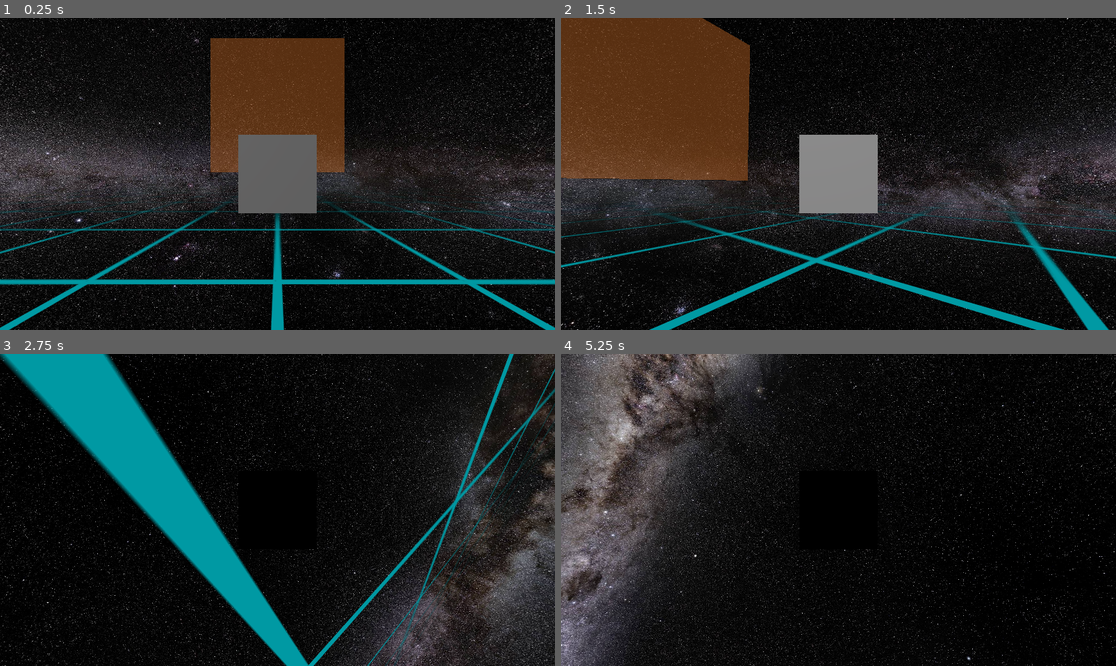
Above: before the commit, frames 1-4 (two rows, left to right).
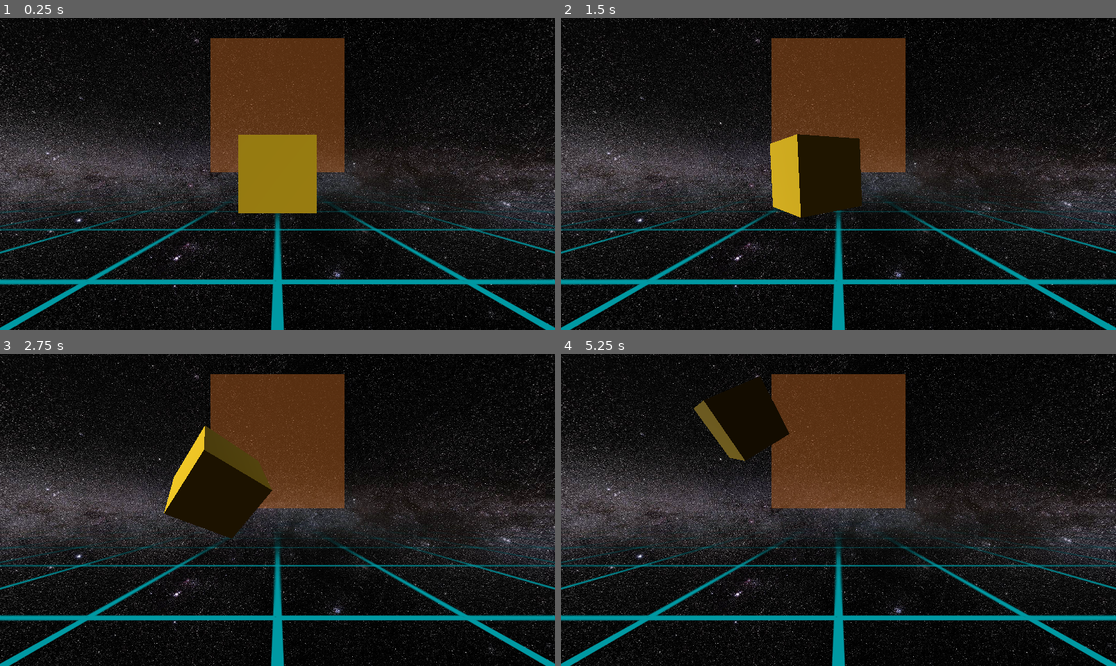
Above: after the commit, the same moments.

Repository: david-andrew/Aberration
Game: Godot game, scene res://world.tscn
The game is run twice, just before and just after one commit, with the same random seed, the same clock (stepped at 60 frames per second) and the same inputs.
Inputs:
- Up to frame 1 (0.25 s): no input
- Up to frame 2 (1.5 s): tap Enter at 0.5 s; hold Right (right) 0.53-1.28 s; hold A (a) 0.53-1.28 s; tap D (d) at 0.8, 1.35 s; hold Down (down) from 1.28 s (still down)
- Up to frame 3 (2.75 s): tap E (e) at 1.55 s; release Down (down) at 2.03 s; hold Right (right) from 2.03 s (still down); hold E (e) from 2.03 s (still down); tap Q (q) at 2.3 s
- Up to frame 4 (5.25 s): release Right (right) at 2.78 s; release E (e) at 2.78 s; hold Up (up) 2.78-3.53 s; tap Q (q) at 2.85 s; tap S (s) at 3.05 s; hold S (s) 3.53-4.28 s; hold Left (left) 3.53-5.03 s; tap Space (space) at 3.8, 4.35 s; tap W (w) at 4.55 s; hold Down (down) from 5.03 s (still down); hold W (w) from 5.03 s (still down)

The runs differ from the first frame. In frame 1, 3.6% of the frame differs, in the area x 42-58%, y 37-63%; in frame 2, 54%; in frame 3, 57%, in the area x 0-100%, y 0-100%; in frame 4, 52%.

Commit message:
working on adding hitboxes with damage + color indicating level of damage

Diff:
--- /dev/null
+++ b/Attack.gd
@@ -0,0 +1,3 @@
+class_name Attack
+
+var damage: int
--- /dev/null
+++ b/Health.gd
@@ -0,0 +1,30 @@
+extends Node
+class_name Health
+
+@export var MAX_HEALTH: int = 10
+@export var MESH: MeshInstance3D
+
+var MATERIAL: StandardMaterial3D
+var health: int
+var initial_color: Color
+
+# Called when the node enters the scene tree for the first time.
+func _ready():
+	health = MAX_HEALTH
+	if MESH:
+		MATERIAL = MESH.get_active_material(0)
+
+	if MATERIAL:
+		initial_color = MATERIAL.albedo_color
+
+func damage(pts: int):
+	health -= pts
+	print('health is: ', health)
+
+	# interpolate the color based on the health
+	if MATERIAL:
+		MATERIAL.albedo_color = initial_color.lerp(Color(0, 0, 0), 1.0 - (float(health-1)/(MAX_HEALTH-1)))
+		print('color is: ', MATERIAL.albedo_color)
+
+	if health <= 0:
+		get_parent().queue_free()
--- /dev/null
+++ b/Hitbox.gd
@@ -0,0 +1,13 @@
+extends Area3D
+
+@export var health_component: Health
+
+
+# Called when the node enters the scene tree for the first time.
+func _ready():
+	pass # Replace with function body.
+
+
+# Called every frame. 'delta' is the elapsed time since the previous frame.
+func _process(delta):
+	pass
--- a/Ship.gd
+++ b/Ship.gd
@@ -1,4 +1,8 @@
 extends RigidBody3D
+
+
+# DEBUG
+@export var health: Health
 
 # throttle
 #var throttle = 0
@@ -21,6 +25,10 @@
 
 
 func _physics_process(delta):
+
+	if Input.is_action_just_pressed('space'):
+
+		health.damage(1)
 	# debug display throttle and x,y,z velocity (relative to self)
 	#print("throttle: ", throttle, ", velocity: ", linear_velocity)
 
--- a/world.tscn
+++ b/world.tscn
@@ -1,12 +1,18 @@
-[gd_scene load_steps=15 format=3 uid="uid://dwyh17swso2yf"]
+[gd_scene load_steps=18 format=3 uid="uid://dwyh17swso2yf"]
 
 [ext_resource type="Script" path="res://Ship.gd" id="1_dojcp"]
+[ext_resource type="Script" path="res://Health.gd" id="2_hybe2"]
 [ext_resource type="Texture2D" uid="uid://b1tg053uv0ffy" path="res://assets/textures/MilkeyWay.jpg" id="2_jrtur"]
+[ext_resource type="Script" path="res://Hitbox.gd" id="3_skumh"]
 [ext_resource type="Texture2D" uid="uid://dofvgqmmehps4" path="res://assets/textures/white outline grid thick.png" id="3_ytujd"]
 
 [sub_resource type="BoxShape3D" id="BoxShape3D_278ud"]
 
+[sub_resource type="StandardMaterial3D" id="StandardMaterial3D_t4b5v"]
+albedo_color = Color(0.858824, 0.705882, 0, 1)
+
 [sub_resource type="BoxMesh" id="BoxMesh_l6wpm"]
+material = SubResource("StandardMaterial3D_t4b5v")
 
 [sub_resource type="PanoramaSkyMaterial" id="PanoramaSkyMaterial_6eqga"]
 panorama = ExtResource("2_jrtur")
@@ -45,9 +51,10 @@
 
 [node name="World" type="Node3D"]
 
-[node name="Ship" type="RigidBody3D" parent="."]
+[node name="Ship" type="RigidBody3D" parent="." node_paths=PackedStringArray("health")]
 angular_damp = 1.0
 script = ExtResource("1_dojcp")
+health = NodePath("Health")
 
 [node name="CollisionShape3D" type="CollisionShape3D" parent="Ship"]
 shape = SubResource("BoxShape3D_278ud")
@@ -55,8 +62,12 @@
 [node name="MeshInstance3D" type="MeshInstance3D" parent="Ship"]
 mesh = SubResource("BoxMesh_l6wpm")
 
-[node name="Camera3D" type="Camera3D" parent="Ship"]
-transform = Transform3D(1, 0, 0, 0, 1, 0, 0, 0, 1, 0, 0, 3.06839)
+[node name="Health" type="Node" parent="Ship" node_paths=PackedStringArray("MESH")]
+script = ExtResource("2_hybe2")
+MESH = NodePath("../MeshInstance3D")
+
+[node name="Hitbox" type="Area3D" parent="Ship"]
+script = ExtResource("3_skumh")
 
 [node name="DirectionalLight3D" type="DirectionalLight3D" parent="."]
 transform = Transform3D(0.606566, -0.302769, -0.735125, 0.795013, 0.224463, 0.563534, -0.00561274, -0.926254, 0.376857, 0, 1.67446, 0)
@@ -81,3 +92,6 @@
 
 [node name="MeshInstance3D" type="MeshInstance3D" parent="Ground"]
 mesh = SubResource("BoxMesh_g8qny")
+
+[node name="Camera3D" type="Camera3D" parent="."]
+transform = Transform3D(1, 0, 0, 0, 1, 0, 0, 0, 1, 0, 0, 3.06839)
